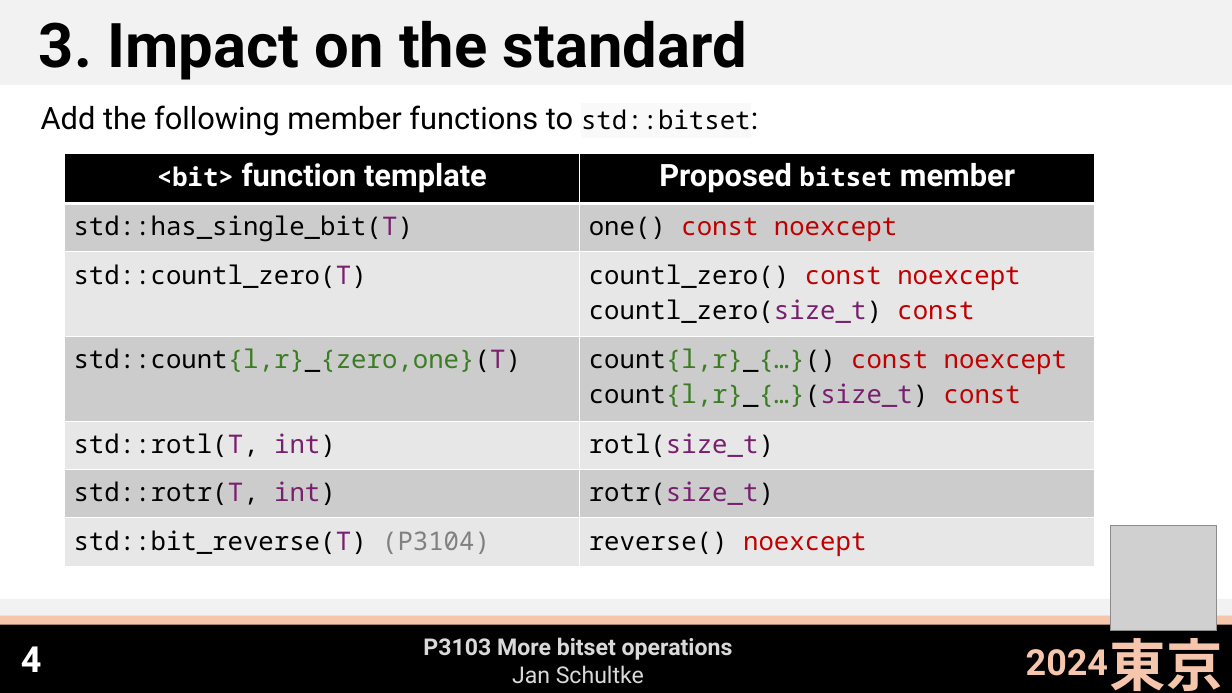
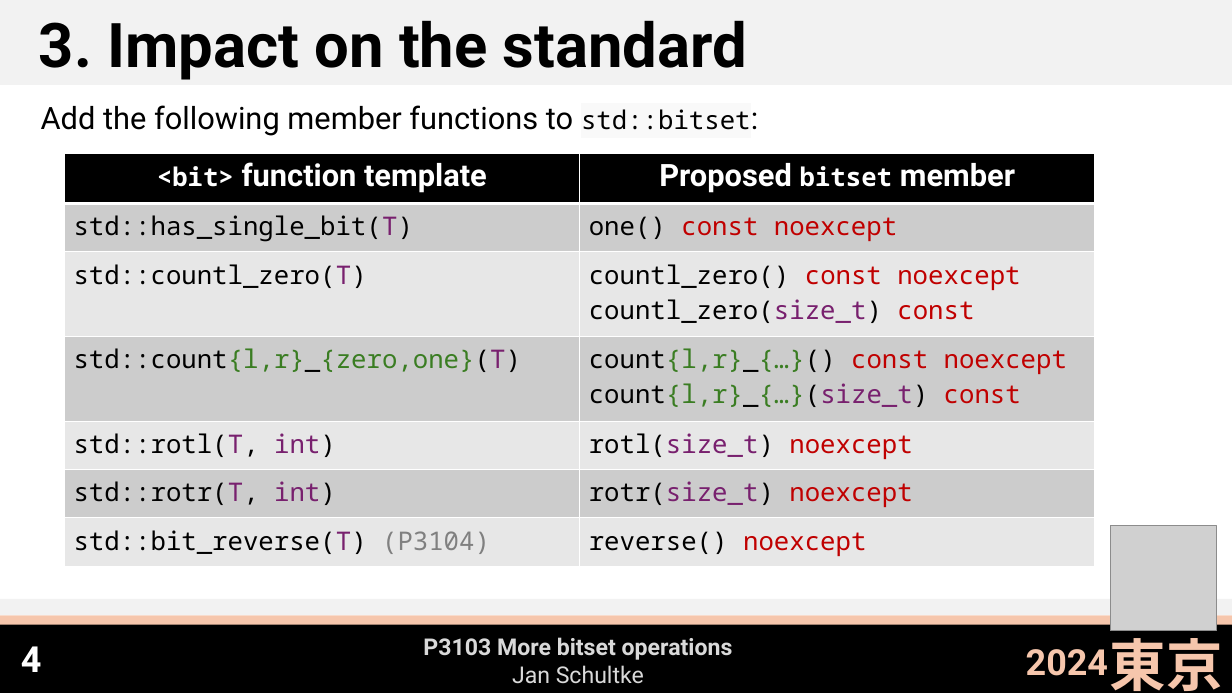
Before and after one commit to Eisenwave/cpp-proposals, a slide deck: slide 5 of slides/p3103-slides.pptx. Drawn at 1232x693 pixels with LibreOffice and Linux fonts; fonts in the diff are those of the drawing; grey boxes stand for pictures. Boxes give left, top, right and bottom in pixels: in the first picture for what was removed or moved away, otherwise in the second. Text is boxed around its words. In the diff, an @@ line names an element or a change of style, - is before the commit and + after.

Commit message:
export slides

```diff
--- a/slides/p3103-slides.pptx
+++ b/slides/p3103-slides.pptx
@@ table at (x1=65, y1=153, x2=1096, y2=567) @@
-row 5, column 2: rotl(size_t)
+row 5, column 2: rotl(size_t) noexcept
-row 6, column 2: rotr(size_t)
+row 6, column 2: rotr(size_t) noexcept
```
Also in this commit, not shown: 3 other files.
